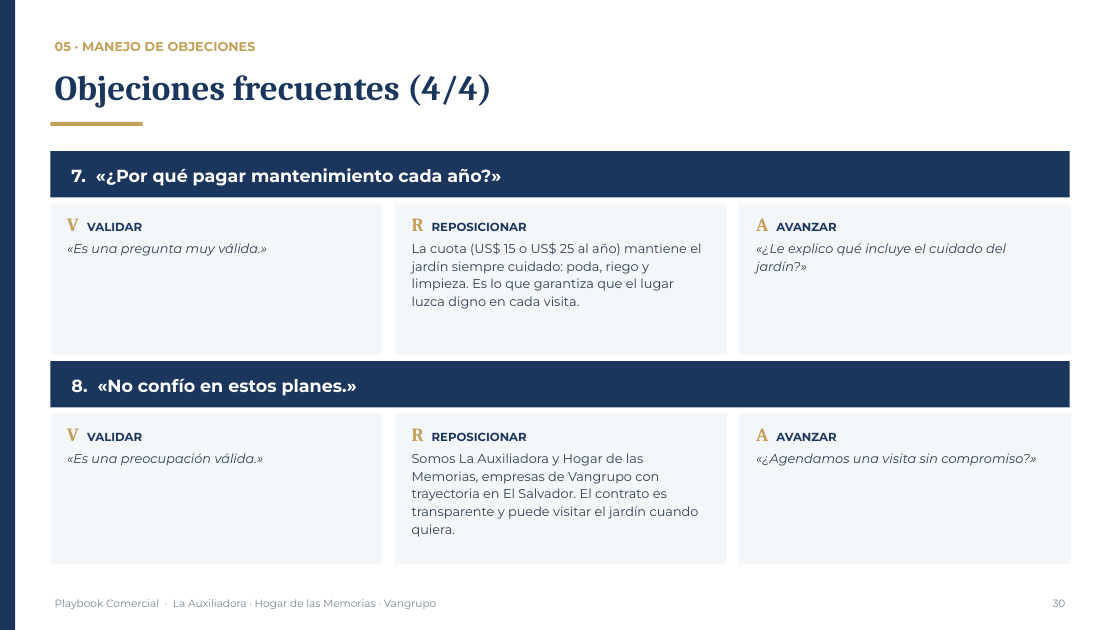
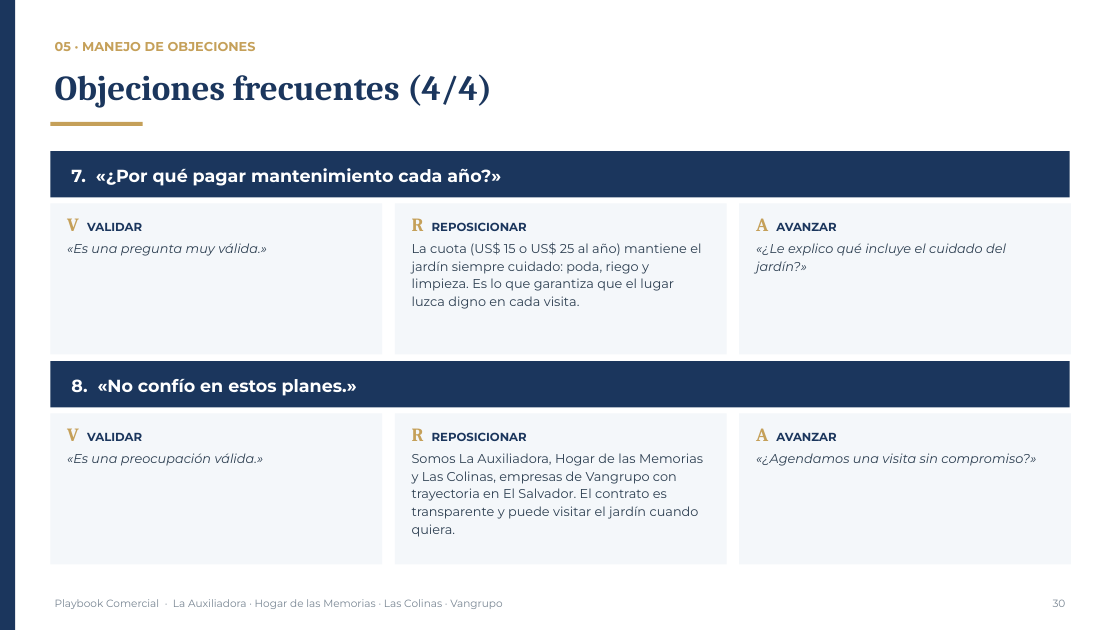
Before and after one commit to os267/teste, a slide deck: slide 30 of playbook/salida/Playbook_Comercial_Cremacion_Vangrupo.pptx. Drawn at 1120x630 pixels with LibreOffice and Linux fonts; fonts in the diff are those of the drawing. Boxes give left, top, right and bottom in pixels: in the first picture for what was removed or moved away, otherwise in the second. Text is boxed around its words. In the diff, an @@ line names an element or a change of style, - is before the commit and + after.

```diff
--- a/playbook/salida/Playbook_Comercial_Cremacion_Vangrupo.pptx
+++ b/playbook/salida/Playbook_Comercial_Cremacion_Vangrupo.pptx
@@ text at bbox=[412, 453, 703, 537]: text changed @@
-Somos La Auxiliadora y Hogar de las Memorias, empresas de Vangrupo con trayectoria en El Salvador. El contrato es transparente y puede visitar el jardín cuando quiera.
+Somos La Auxiliadora, Hogar de las Memorias y Las Colinas, empresas de Vangrupo con trayectoria en El Salvador. El contrato es transparente y puede visitar el jardín cuando quiera.
@@ text at bbox=[55, 599, 502, 609]: text changed @@
-Playbook Comercial · La Auxiliadora · Hogar de las Memorias · Vangrupo
+Playbook Comercial · La Auxiliadora · Hogar de las Memorias · Las Colinas · Vangrupo
```
Also in this commit, not shown: 37 other slides changed, 6 other files.
